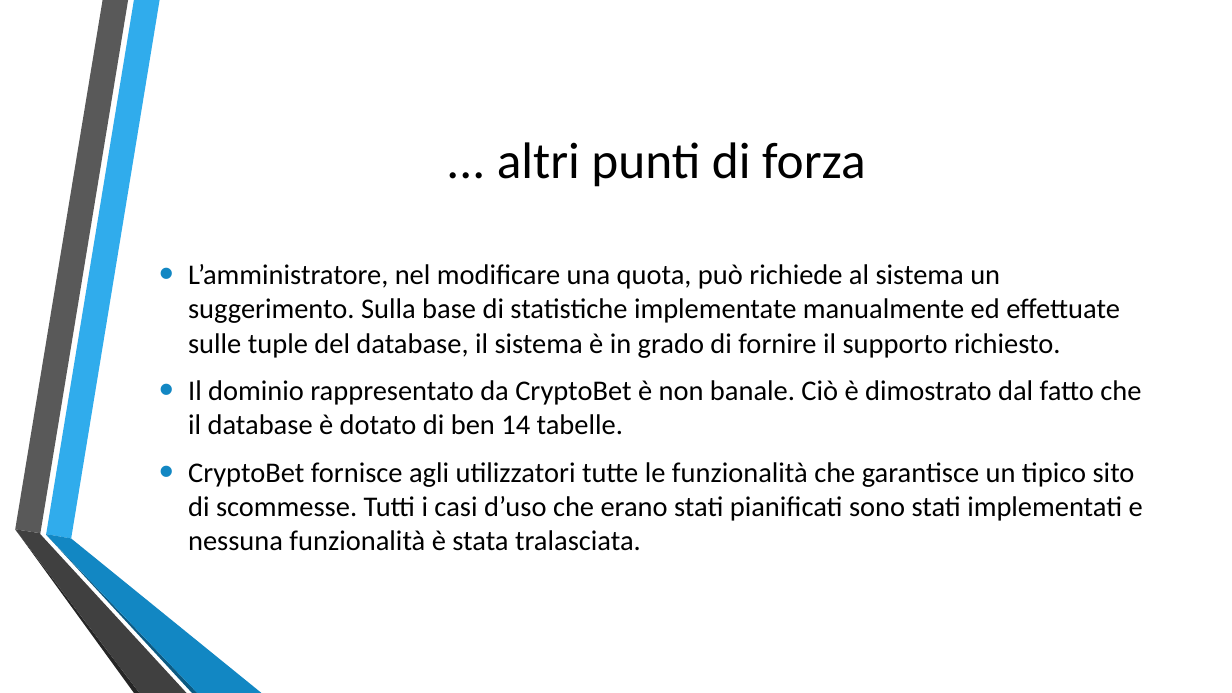
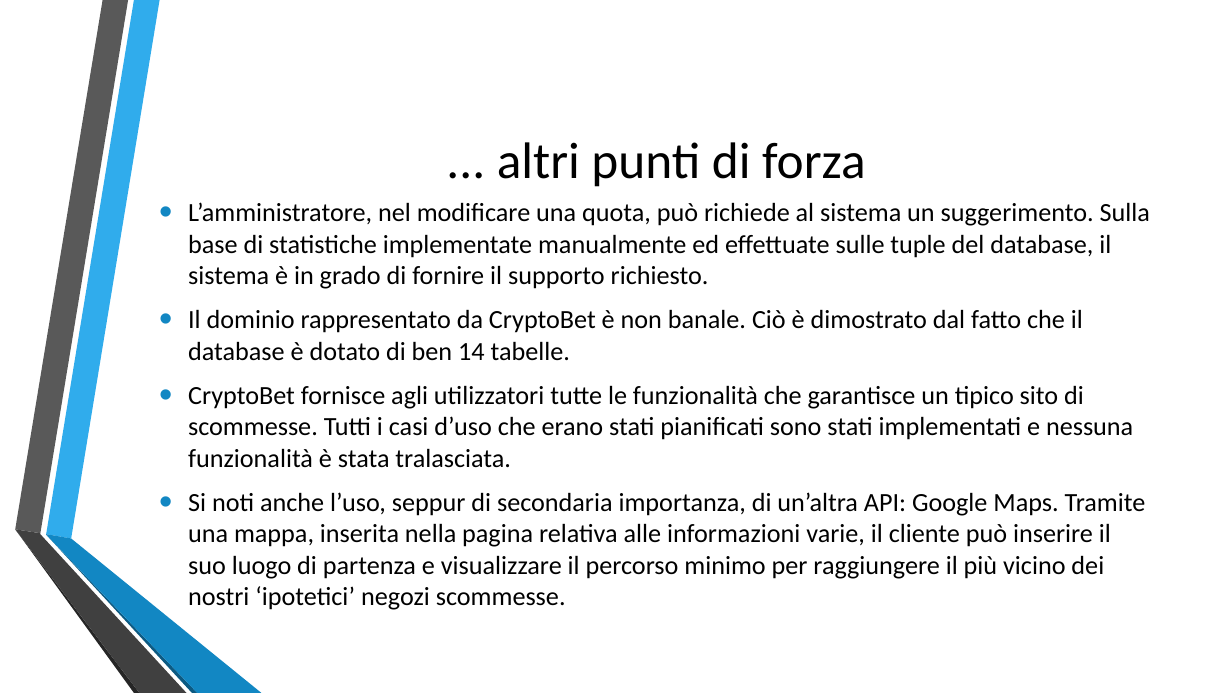
Before and after one commit to mattzav/CryptoBet, a slide deck: slide 11 of Documentazione/Presentazione siw/CryptoBet.pptx. Drawn at 1232x693 pixels with LibreOffice and Linux fonts; fonts in the diff are those of the drawing; background and template pictures are left out. Boxes give left, top, right and bottom in pixels: in the first picture for what was removed or moved away, otherwise in the second. Text is boxed around its words. In the diff, an @@ line names an element or a change of style, - is before the commit and + after.

Commit message:
google maps con due sedi

```diff
--- a/Documentazione/Presentazione siw/CryptoBet.pptx
+++ b/Documentazione/Presentazione siw/CryptoBet.pptx
@@ text "L’amministratore, nel modificare una quota, ..." moved from (x1=188, y1=264, x2=1143, y2=551) to (x1=188, y1=204, x2=1146, y2=610) @@
@@ text at (x1=188, y1=204, x2=1133, y2=468): size 22.2 to 20.4 pt in "L’amministratore, nel modificare una quota, può richiede ...", "Il dominio rappresentato da CryptoBet è non ...", "CryptoBet fornisce agli utilizzatori tutte le funzionalità ..." @@
@@ text at (x1=188, y1=492, x2=1146, y2=610): paragraph added @@
+• Si noti anche l’uso, seppur di secondaria importanza, di un’altra API: Google Maps. Tramite una mappa, inserita nella pagina relativa alle informazioni varie, il cliente può inserire il suo luogo di partenza e visualizzare il percorso minimo per raggiungere il più vicino dei nostri ‘ipotetici’ negozi scommesse.
```
Also in this commit, not shown: 1 other slide changed, 2 other files.
